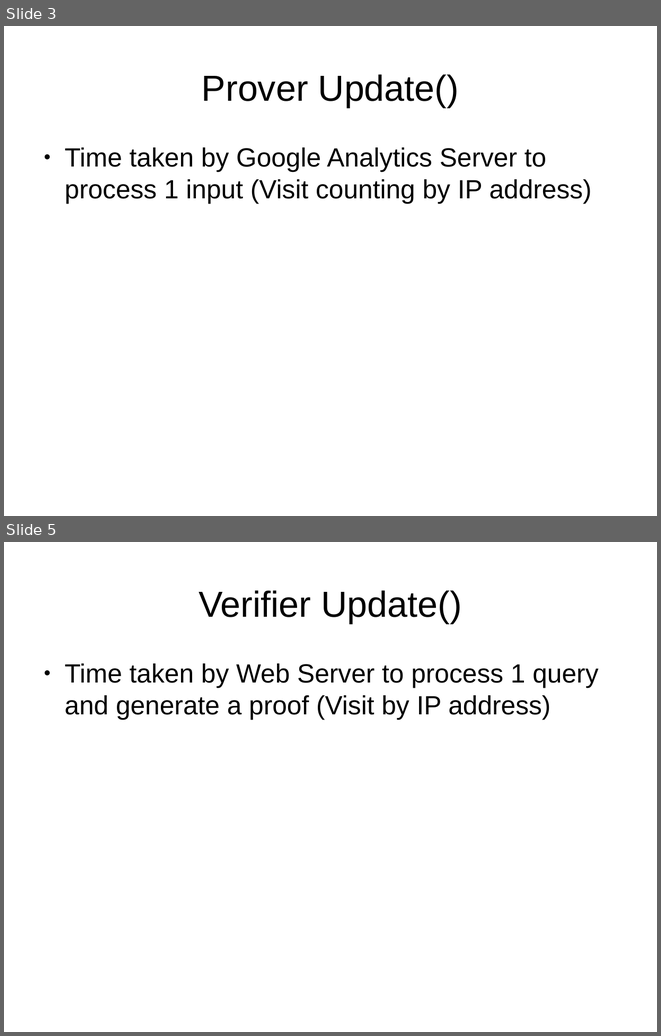
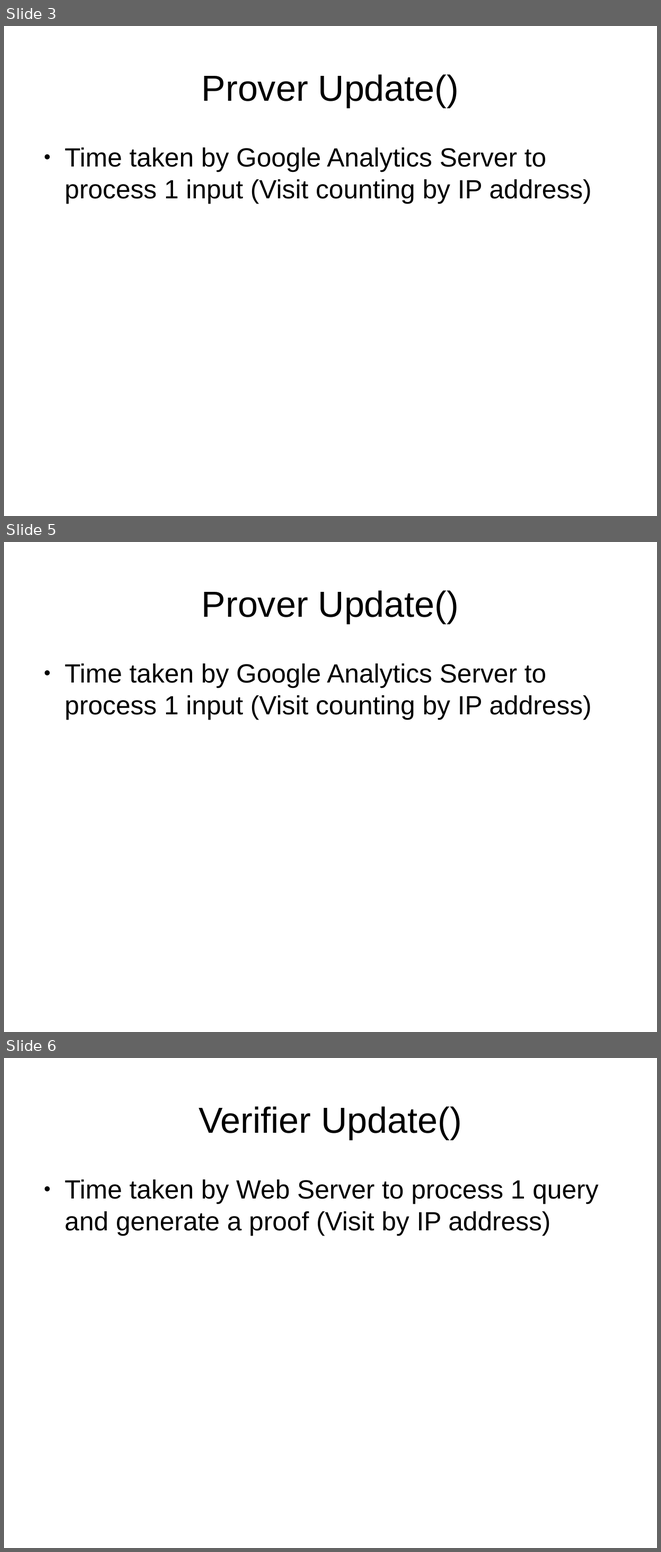
Before and after one commit to yspark/GoogleAnalytics, a slide deck: docs/benchmark/benchmark.odp. Shown one above the other, each under a label of ours: slides 3 and 5 before the commit, slides 3, 5 and 6 after it; the slides between them are not shown. The pictures are 661x1036 and 661x1552 pixels, drawn with LibreOffice and Linux fonts; fonts in the diff are those of the drawing. Boxes give left, top, right and bottom in pixels: in the first picture for what was removed or moved away, otherwise in the second. Text is boxed around its words. In the diff, an @@ line names an element or a change of style, - is before the commit and + after.

```diff
--- a/docs/benchmark/benchmark.odp
+++ b/docs/benchmark/benchmark.odp
@@ slide 5 added at [4,542,657,1032], background #FFFFFF @@
@@ title added at [202,590,459,623], 44 pt, text #000000 @@
+Prover Update()
@@ text added at [64,663,592,720], 32 pt, text #000000 @@
+● Time taken by Google Analytics Server to process 1 input (Visit counting by IP address)
@@ what was slide 5 is now slide 6 @@
```
Also in this commit, not shown: 1 slide changed, 1 other slide added, 1 other file.
